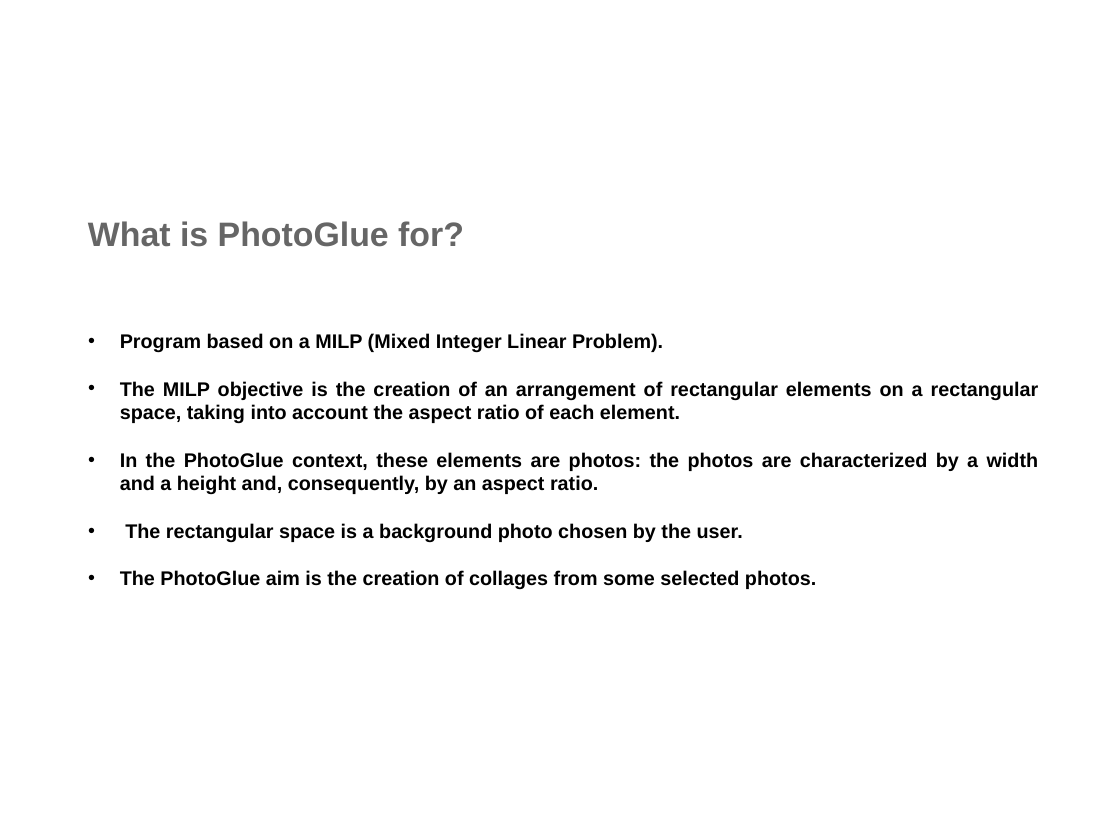
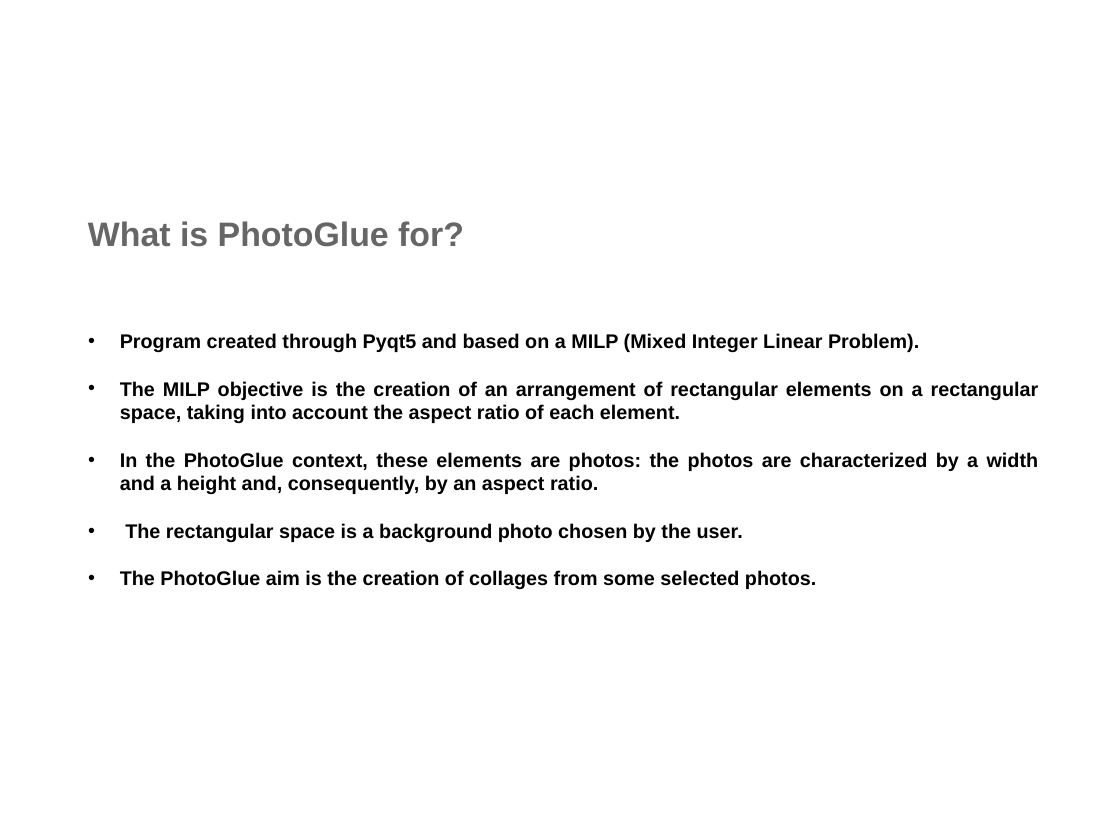
Before and after one commit to pierlumanzu/HCIProject-PhotoGlue, a slide deck: slide 2 of PhotoGlue-Instructions For Use.odp. Drawn at 1120x840 pixels with LibreOffice and Linux fonts; fonts in the diff are those of the drawing; background and template pictures are left out. Boxes give left, top, right and bottom in pixels: in the first picture for what was removed or moved away, otherwise in the second. Text is boxed around its words. In the diff, an @@ line names an element or a change of style, - is before the commit and + after.

```diff
--- a/PhotoGlue-Instructions For Use.odp
+++ b/PhotoGlue-Instructions For Use.odp
@@ text at (x1=120, y1=333, x2=919, y2=353): text changed @@
-• Program based on a MILP (Mixed Integer Linear Problem).
+• Program created through Pyqt5 and based on a MILP (Mixed Integer Linear Problem).
```
